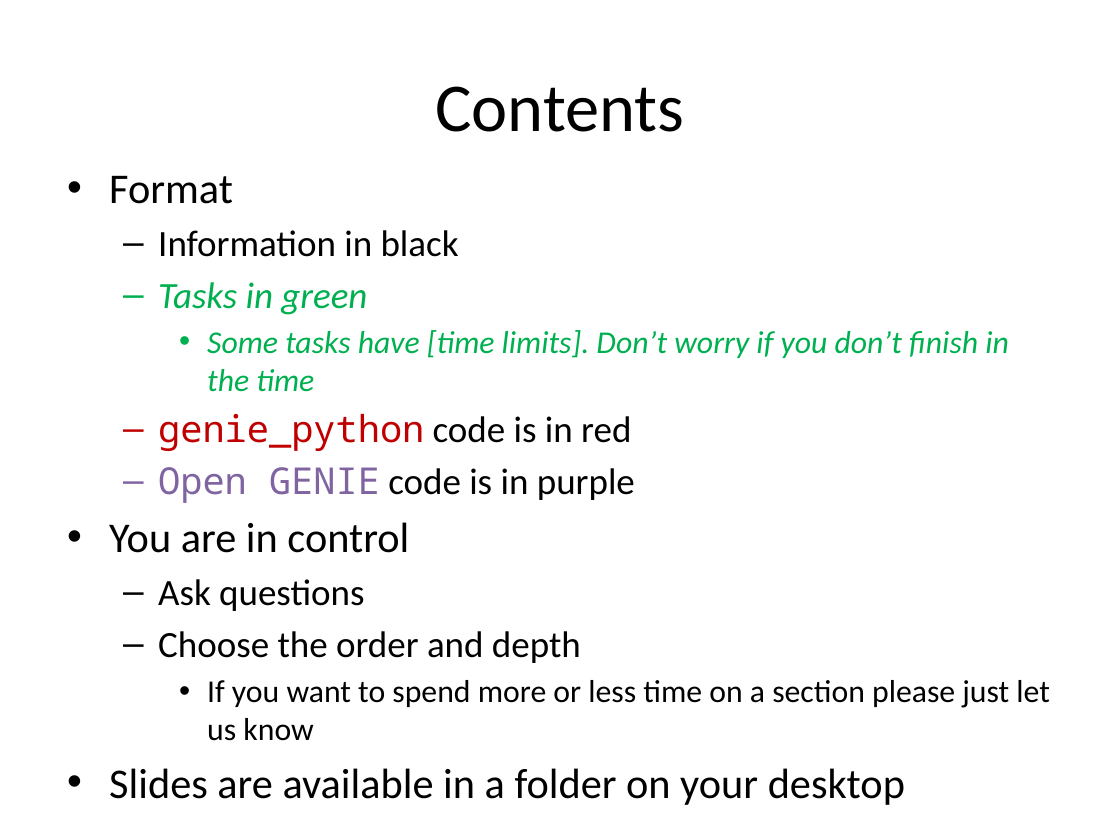
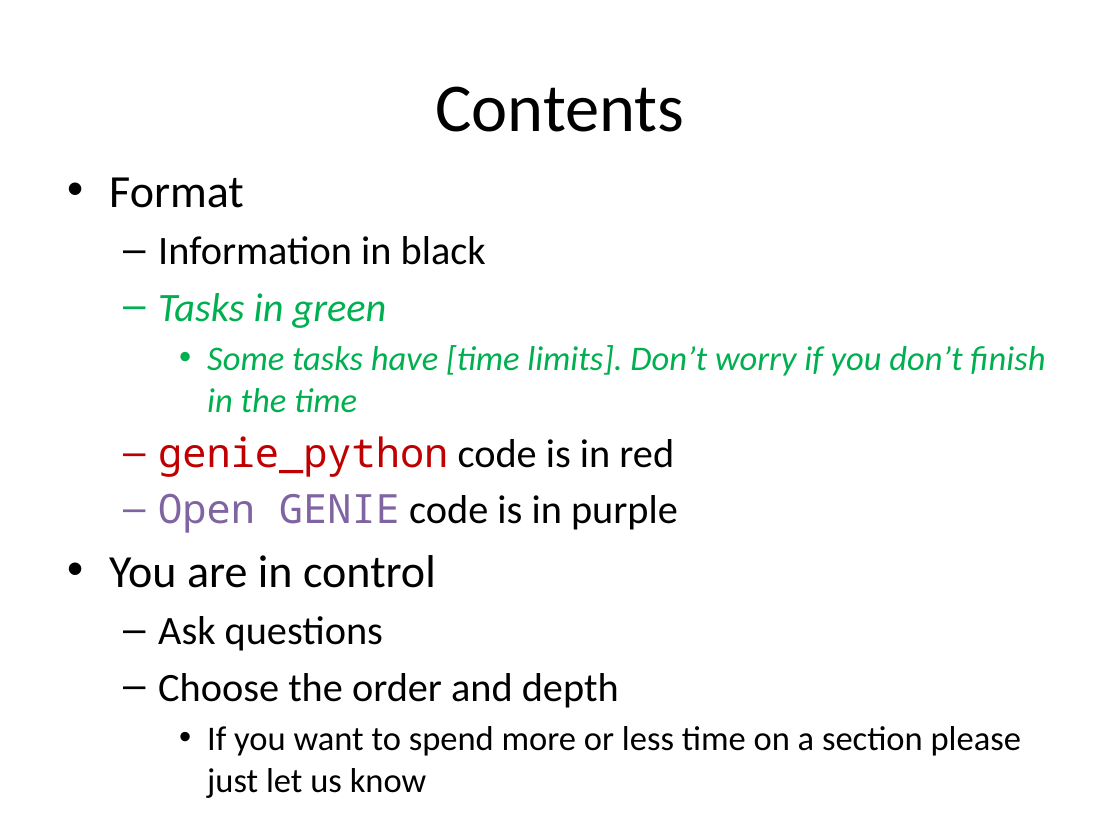
Before and after one commit to ISISComputingGroup/ibex_user_manual, a slide deck: slide 3 of genie_python_and_ibex/genie_python_and_ibex.pptx. Drawn at 1120x840 pixels with LibreOffice and Linux fonts; fonts in the diff are those of the drawing; background and template pictures are left out. Boxes give left, top, right and bottom in pixels: in the first picture for what was removed or moved away, otherwise in the second. Text is boxed around its words. In the diff, an @@ line names an element or a change of style, - is before the commit and + after.

Commit message:
Updated genie_python course slides

```diff
--- a/genie_python_and_ibex/genie_python_and_ibex.pptx
+++ b/genie_python_and_ibex/genie_python_and_ibex.pptx
@@ text "Format" at <box>109,177,1045,798</box>: size 27.2 to 29.6 pt in "Format", "You are in control"; size 23.8 to 25.9 pt in "Information in black", "Tasks in green", "genie_python code is in red", "Open GENIE code is in purple" and 2 more places; size 20.4 to 22.2 pt in "Some tasks have [time limits]. Don’t worry ...", "If you want to spend more or ..." @@
@@ text at <box>109,768,905,805</box>: paragraph removed @@
-• Slides are available in a folder on your desktop
```
Also in this commit, not shown: 7 other slides changed, 2 slides added, 2 slides removed.
